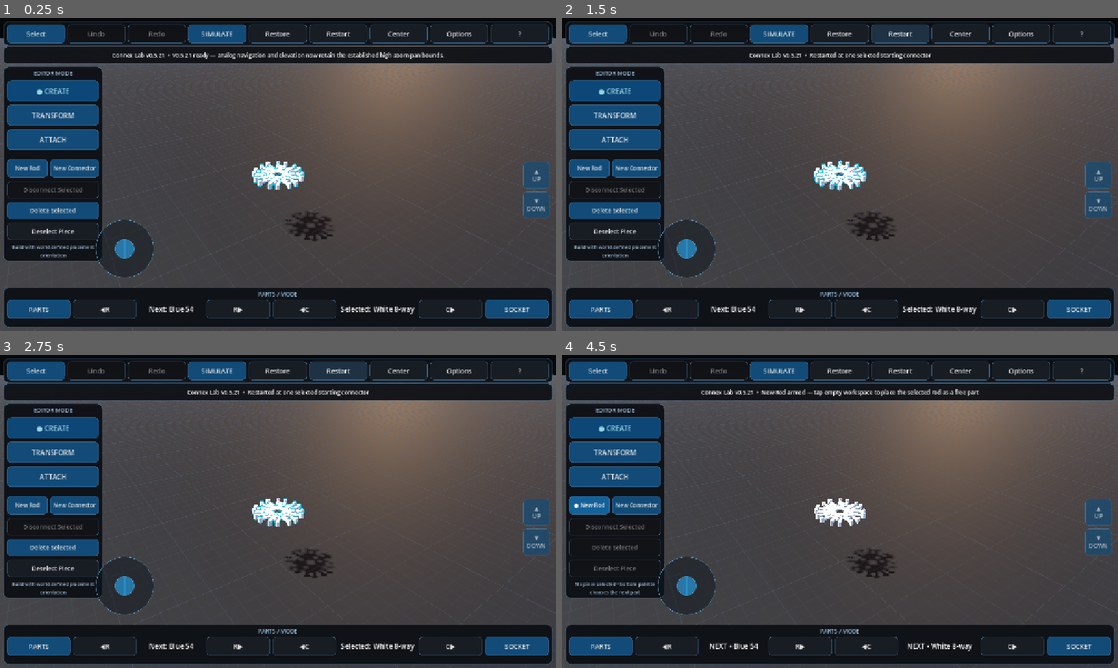
Above: before the commit, frames 1-4 (two rows, left to right).
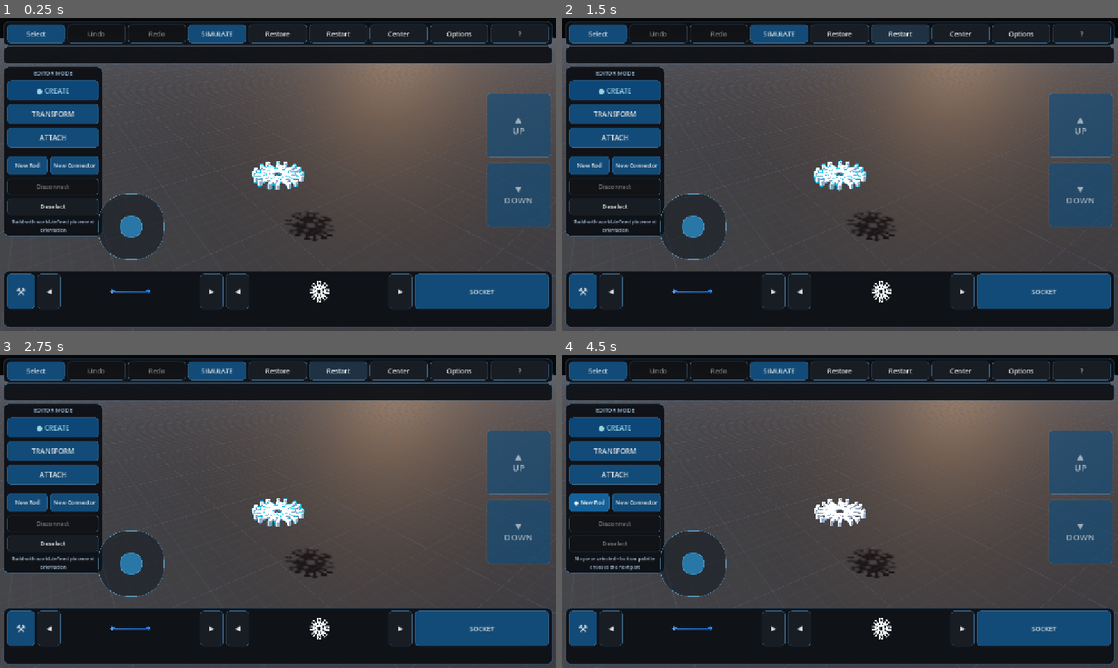
Above: after the commit, the same moments.

Repository: pixel375/connex
Game: Godot game, scene res://Main.tscn
The game is run twice, just before and just after one commit, with the same random seed, the same clock (stepped at 60 frames per second) and the same inputs.
Inputs:
- Up to frame 1 (0.25 s): no input
- Up to frame 2 (1.5 s): click "Restart" at 0.5 s; click "Restart" at 1.25 s
- Up to frame 3 (2.75 s): click "Restart" at 2 s
- Up to frame 4 (4.5 s): click "New Rod" at 2.75 s; click "● New Rod" at 3.5 s; click "New Rod" at 4.25 s

The runs differ from the first frame. In frame 1, 19% of the frame differs, in the area x 0-100%, y 10-96%; in frame 2, 19%; in frame 3, 19%; in frame 4, 18%.

Commit message:
Activate v0.5.22 UI controls runtime

Diff:
--- a/Main.tscn
+++ b/Main.tscn
@@ -1,12 +1,13 @@
 [gd_scene load_steps=3 format=3]
 
+; v0.5.22 simultaneous camera controls, touch-orbit-only navigation and compact icon UI: res://scripts/main_v081.gd
 ; v0.5.21 analog camera navigation, unified TRANSFORM and bounded pan runtime: res://scripts/main_v080.gd
 ; v0.5.20 ATTACH selection, O-Ring rod creation, live marker and reconnect runtime: res://scripts/main_v076.gd
 ; v0.5.19 precise ATTACH picking, Undo marker refresh and spatial CROSS orientation: res://scripts/main_v075.gd
 ; v0.5.18 legacy AXLE healing and inverse CROSS rod slide runtime: res://scripts/main_v074.gd
 ; v0.5.17 deterministic AXLE/CROSS stop and save-load runtime: res://scripts/main_v073.gd
 ; v0.5.16 simplified physical O-Ring runtime: res://scripts/main_v071.gd
-[ext_resource type="Script" path="res://scripts/main_v080.gd" id="1_main"]
+[ext_resource type="Script" path="res://scripts/main_v081.gd" id="1_main"]
 [ext_resource type="Script" path="res://scripts/physics_slider_fix_v052.gd" id="2_physics_fix"]
 
 [node name="Main" type="Node3D"]
